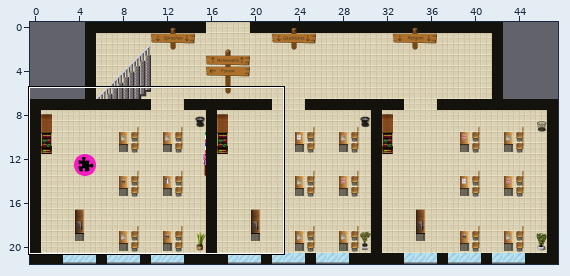
A Tiled map (JSON) gets an edit: maps/neubau.json. The picture above shows the old version from afar; the outline marks the close-up.
Close-up. Before the commit:
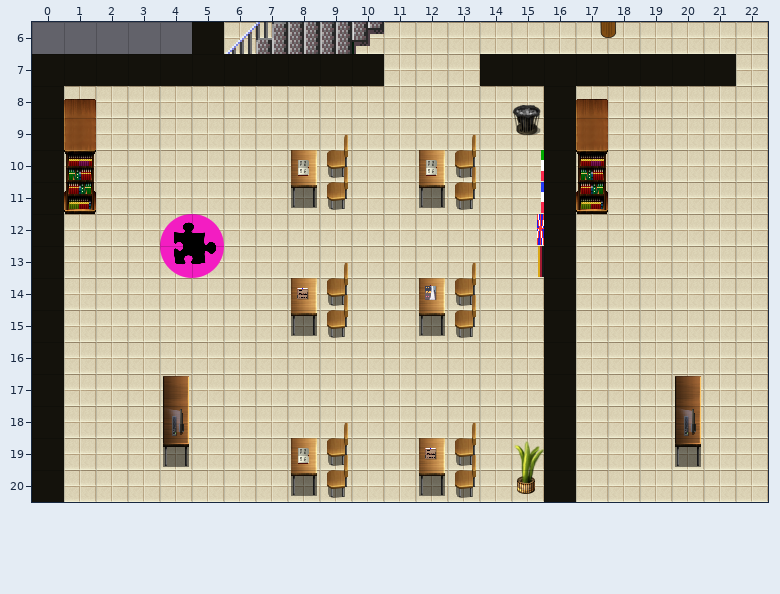
Cells are 32x32 px. Shown: x 0..22, y 6..20.
The result:
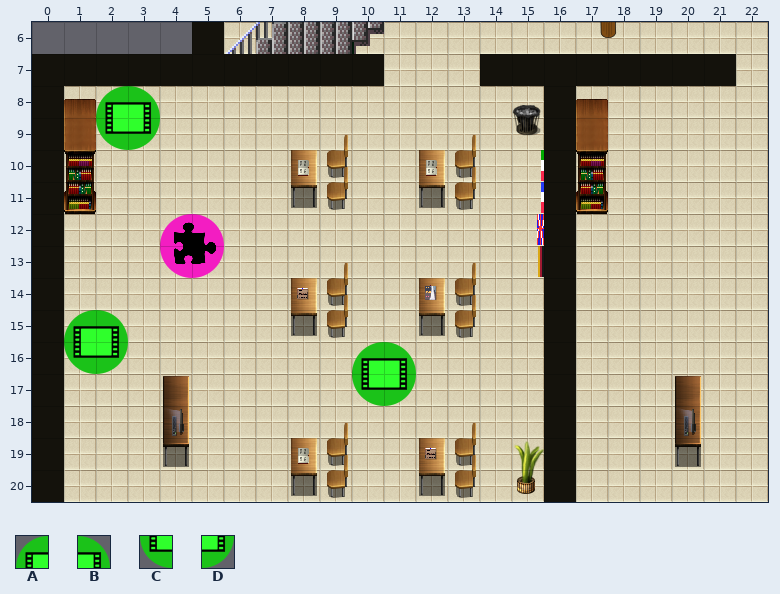
Key: from "Icons": A 42, B 43, C 53, D 54.
_ is an empty cell.
Tiles of an added or newly shown layer are drawn over the layers below it.
Commit message: Sprachen-Videos eingebunden
Difference:
Layer "KochVideo_Franze" (added):
y 16: x 10..11 __ -> AB
y 17: x 10..11 __ -> CD
Layer "Film_Italienisch" (added):
y 8: x 2..3 __ -> AB
y 9: x 2..3 __ -> CD
Layer "Film_Englisch" (added):
y 15: x 1..2 __ -> AB
y 16: x 1..2 __ -> CD
